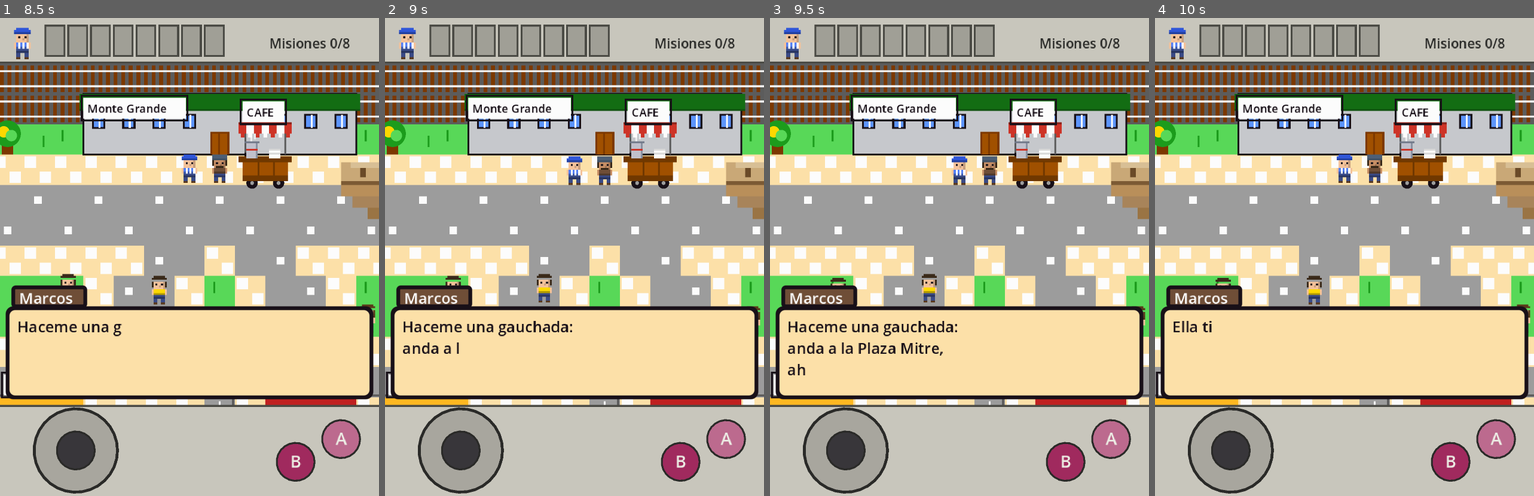
Above: before the commit, frames 1-4 (left to right).
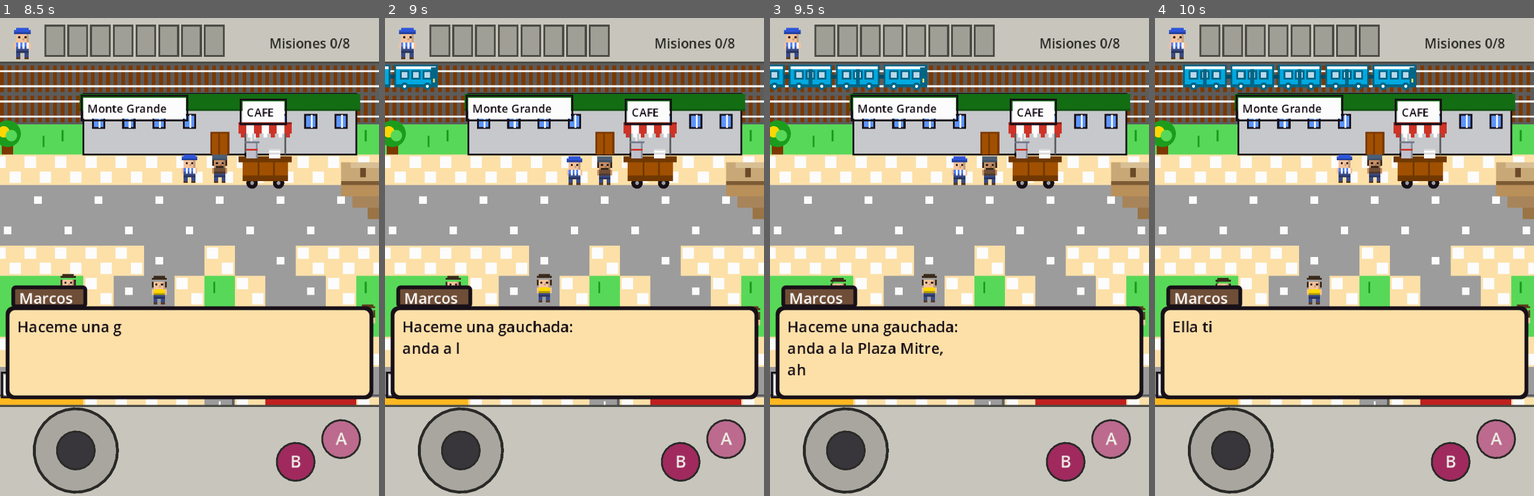
Above: after the commit, the same moments.

Repository: katastudio/TinyMont
Game: Godot game, scene res://scenes/ui/title_screen.tscn
Same seed, same stepped clock (60 frames per second), same inputs: the game is played once before the commit and once after it.
Inputs (mouse positions are in pixels of both pictures, inside the frame that each line leads up to):
- Up to frame 1 (8.5 s): tap Enter at 0.5, 3.6, 8.1 s; move the mouse to (272, 233) at 0.52 s; hold Right (move_right) 0.53-1.25 s; hold Z (interact) 0.53-1.25 s; click (272, 233) at 0.67 s; tap Space at 0.77, 2, 3.77, 6.77 s; drag from (113, 280) to (170, 352) at 1.27 s; move the mouse to (227, 151) at 2.02 s; hold Right (move_right) 2.03-2.75 s; tap Keypad Enter at 2.1, 6.6 s; drag from (170, 352) to (75, 185) at 2.77 s; move the mouse to (303, 328) at 3.52 s; hold Left (move_left) 3.53-4.25 s; drag from (75, 185) to (132, 137) at 4.27 s; move the mouse to (208, 257) at 5.02 s; hold Down (move_down) 5.03-5.75 s; hold Z (interact) 5.03-5.75 s; click (208, 257) at 5.17 s; drag from (132, 137) to (113, 280) at 5.77 s; move the mouse to (272, 233) at 6.52 s; hold Up (move_up) 6.53-7.25 s; drag from (113, 280) to (170, 352) at 7.27 s; move the mouse to (227, 151) at 8.02 s; hold Down (move_down) from 8.03 s (still down)
- Up to frame 2 (9 s): release Down (move_down) at 8.75 s; drag from (555, 352) to (460, 185) at 8.77 s
- Up to frame 3 (9.5 s): no input
- Up to frame 4 (10 s): move the mouse to (1458, 328) at 9.52 s; hold Up (move_up) from 9.53 s (still down); hold Z (interact) from 9.53 s (still down); click (1458, 328) at 9.67 s; tap Space at 9.77 s

Frame 1 is identical in both runs. In frame 2, 0.6% of the frame differs, in the area x 0-15%, y 9-16%; in frame 3, 1.9%; in frame 4, 2.8%, in the area x 7-69%, y 9-16%.

Commit message:
feat: tren de la Linea Roca cruzando la via periodicamente
Nodo Tren procedural (@tool): corre por la fila de la via donde se
coloca, de punta a punta del mapa, alternando sentido en cada pasada.
En espera no redibuja (cero costo de frames). Editable en el Inspector:
intervalo, velocidad, vagones y colores.

Diff:
--- a/scenes/main.tscn
+++ b/scenes/main.tscn
@@ -7,6 +7,7 @@
 [ext_resource type="PackedScene" path="res://scenes/world/puesto.tscn" id="6_puesto"]
 [ext_resource type="PackedScene" path="res://scenes/world/objeto.tscn" id="7_objeto"]
 [ext_resource type="PackedScene" path="res://scenes/world/telescopio.tscn" id="8_telescopio"]
+[ext_resource type="PackedScene" path="res://scenes/world/tren.tscn" id="9_tren"]
 [ext_resource type="PackedScene" uid="uid://dhhuuwvijdnxn" path="res://scenes/npc/npc.tscn" id="npc_src"]
 
 [node name="MonteGrande" type="Node2D"]
@@ -473,6 +474,13 @@
 [node name="Telescopio" parent="." instance=ExtResource("8_telescopio")]
 position = Vector2(362, 453)
 
+[node name="Tren" parent="." instance=ExtResource("9_tren")]
+position = Vector2(201, 8)
+intervalo = 10.0
+vagones = 5
+color = Color(0, 0.662745, 0.878431, 1)
+color_techo = Color(1, 1, 1, 1)
+
 [node name="McDonalds" parent="." instance=ExtResource("5_tbgi4")]
 position = Vector2(560, 479)
 nombre = "McDonald's"
--- /dev/null
+++ b/scenes/world/tren.tscn
@@ -0,0 +1,6 @@
+[gd_scene load_steps=2 format=3]
+
+[ext_resource type="Script" path="res://scripts/world/tren.gd" id="1"]
+
+[node name="Tren" type="Node2D"]
+script = ExtResource("1")
--- /dev/null
+++ b/scripts/world/tren.gd
@@ -0,0 +1,151 @@
+@tool
+extends Node2D
+## Tren de la Línea Roca que cruza la vía cada cierto tiempo (100% procedural).
+## Colocalo sobre la vía (Tile.RAIL): corre a lo largo de la FILA donde lo pongas,
+## de una punta a la otra del mapa. En espera NO redibuja (no gasta frames).
+## Editable en el Inspector: intervalo, velocidad, vagones, color.
+
+const T := 16
+const ALTO := 11        # alto del cuerpo del vagón (px)
+const LARGO_VAG := 22   # largo de cada vagón
+const SEP := 3          # enganche entre vagones
+
+@export var intervalo := 40.0:      ## segundos entre pasadas
+	set(v):
+		intervalo = maxf(3.0, v)
+@export var velocidad := 110.0      ## px por segundo
+@export_range(1, 6) var vagones := 3:
+	set(v):
+		vagones = v
+		queue_redraw()
+@export var color := Color("2f7d4f"):        ## verde Roca
+	set(v):
+		color = v
+		queue_redraw()
+@export var color_techo := Color("e8e2d0")   ## crema
+
+var _corriendo := false
+var _der := true          # dirección de la próxima/actual pasada
+var _t := 0.0             # temporizador de espera
+var _left := 0.0          # borde IZQUIERDO del tren, en coords del mundo
+var _row_top := 0.0       # y (mundo) del techo del tile de vía
+
+
+func _ready() -> void:
+	if Engine.is_editor_hint():
+		return
+	# esperar un frame: el mapa carga sus tiles en su propio _ready (después de los hijos)
+	_t = intervalo * 0.4   # primera pasada no inmediata pero pronto
+
+
+func _largo_total() -> float:
+	return vagones * LARGO_VAG + (vagones - 1) * SEP
+
+
+func _mundo_x() -> Vector2:
+	# rango horizontal a cubrir (bordes del mapa), en coords del mundo
+	var mapa := get_parent()
+	var ancho := 44 * T
+	if mapa and "MAP_W" in mapa:
+		ancho = mapa.MAP_W * T
+	return Vector2(0, ancho)
+
+
+func _process(delta: float) -> void:
+	if Engine.is_editor_hint():
+		return
+	if _corriendo:
+		var largo := _largo_total()
+		_left += (velocidad if _der else -velocidad) * delta
+		var rango := _mundo_x()
+		# fin de pasada cuando el tren salió por completo del lado opuesto
+		if _der and _left > rango.y:
+			_terminar()
+		elif not _der and _left + largo < rango.x:
+			_terminar()
+		queue_redraw()
+	else:
+		_t += delta
+		if _t >= intervalo:
+			_arrancar()
+
+
+func _arrancar() -> void:
+	var rango := _mundo_x()
+	var largo := _largo_total()
+	_row_top = floor(position.y / T) * T
+	if _der:
+		_left = rango.x - largo          # entra desde la izquierda
+	else:
+		_left = rango.y                  # entra desde la derecha
+	_corriendo = true
+
+
+func _terminar() -> void:
+	_corriendo = false
+	_t = 0.0
+	_der = not _der                      # alterna el sentido en la próxima pasada
+	queue_redraw()
+
+
+func _draw() -> void:
+	if Engine.is_editor_hint():
+		# vista previa estática para ubicarlo en el editor
+		var largo := _largo_total()
+		var row: float = floor(position.y / T) * T - position.y
+		_dibujar_tren(-largo / 2.0, row, true)
+		return
+	if not _corriendo:
+		return
+	# convertir de mundo a local (el _draw dibuja en coords locales del nodo)
+	_dibujar_tren(_left - position.x, _row_top - position.y, _der)
+
+
+func _dibujar_tren(left: float, row_top: float, mira_der: bool) -> void:
+	var n := vagones
+	var loco_idx := (n - 1) if mira_der else 0
+	for i in n:
+		var vx := left + i * (LARGO_VAG + SEP)
+		_dibujar_vagon(vx, row_top, i == loco_idx, mira_der)
+	# enganches entre vagones
+	var dk := color.darkened(0.55)
+	for i in n - 1:
+		var ex := left + i * (LARGO_VAG + SEP) + LARGO_VAG
+		draw_rect(Rect2(ex, row_top + 6, SEP, 2), dk)
+
+
+func _dibujar_vagon(vx: float, row_top: float, es_loco: bool, mira_der: bool) -> void:
+	var body_top := row_top + 1
+	var dk := color.darkened(0.4)
+	var vidrio := Color("bcd8ea")
+
+	# cuerpo + techo + contorno
+	draw_rect(Rect2(vx, body_top, LARGO_VAG, ALTO), color)
+	draw_rect(Rect2(vx, body_top, LARGO_VAG, 2), color_techo)          # techo crema
+	draw_rect(Rect2(vx, body_top + ALTO - 1, LARGO_VAG, 1), dk)        # sombra baja
+	draw_rect(Rect2(vx, body_top, LARGO_VAG, ALTO), dk, false, 1.0)    # contorno
+
+	# ventanas (fila de vidrios)
+	var wy := body_top + 3
+	var wx := vx + 3
+	while wx + 4 <= vx + LARGO_VAG - 3:
+		draw_rect(Rect2(wx, wy, 4, 4), vidrio)
+		draw_rect(Rect2(wx, wy, 4, 4), dk, false, 1.0)
+		wx += 6
+
+	# frente de la locomotora + faro
+	if es_loco:
+		var fx := (vx + LARGO_VAG - 3) if mira_der else vx
+		draw_rect(Rect2(fx, body_top + 1, 3, ALTO - 2), dk)           # cabina/frente
+		var lx := (vx + LARGO_VAG - 2) if mira_der else (vx + 1)
+		draw_rect(Rect2(lx, body_top + ALTO - 4, 1, 2), Color("ffe066"))  # faro
+	else:
+		# puerta central en vagones de pasajeros
+		draw_rect(Rect2(vx + LARGO_VAG / 2.0 - 1, body_top + 2, 2, ALTO - 3), dk)
+
+	# ruedas
+	var wheel_y := body_top + ALTO
+	draw_circle(Vector2(vx + 5, wheel_y), 2.0, dk)
+	draw_circle(Vector2(vx + LARGO_VAG - 5, wheel_y), 2.0, dk)
+	draw_circle(Vector2(vx + 5, wheel_y), 0.8, color_techo)
+	draw_circle(Vector2(vx + LARGO_VAG - 5, wheel_y), 0.8, color_techo)
Not shown: 1 places in scenes/main.tscn that only renumber resources
Not shown, added: scripts/world/tren.gd.uid
